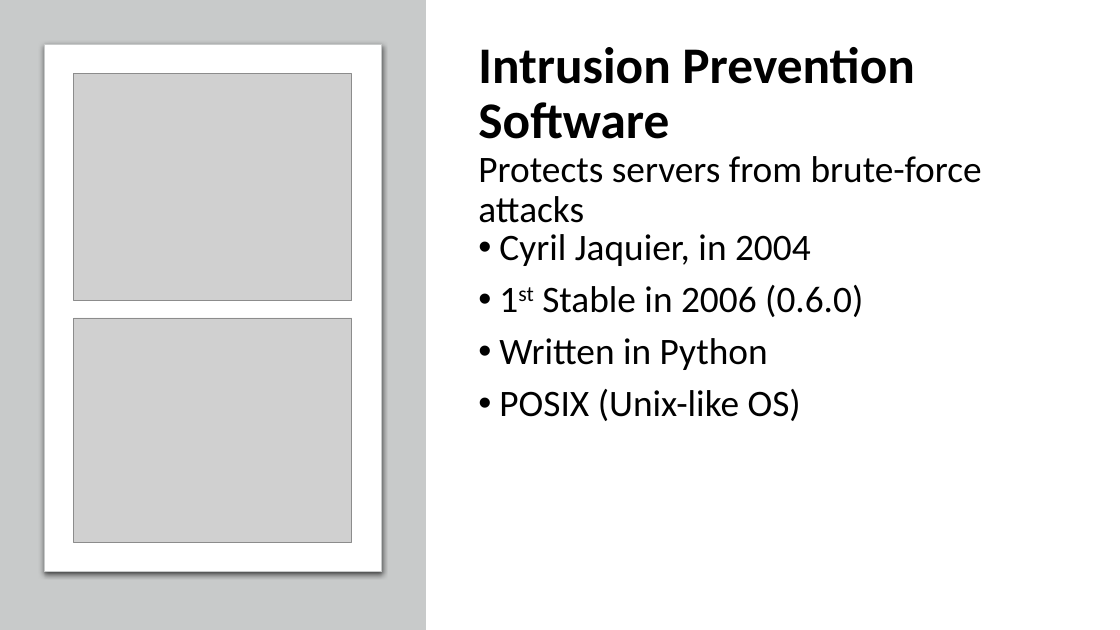
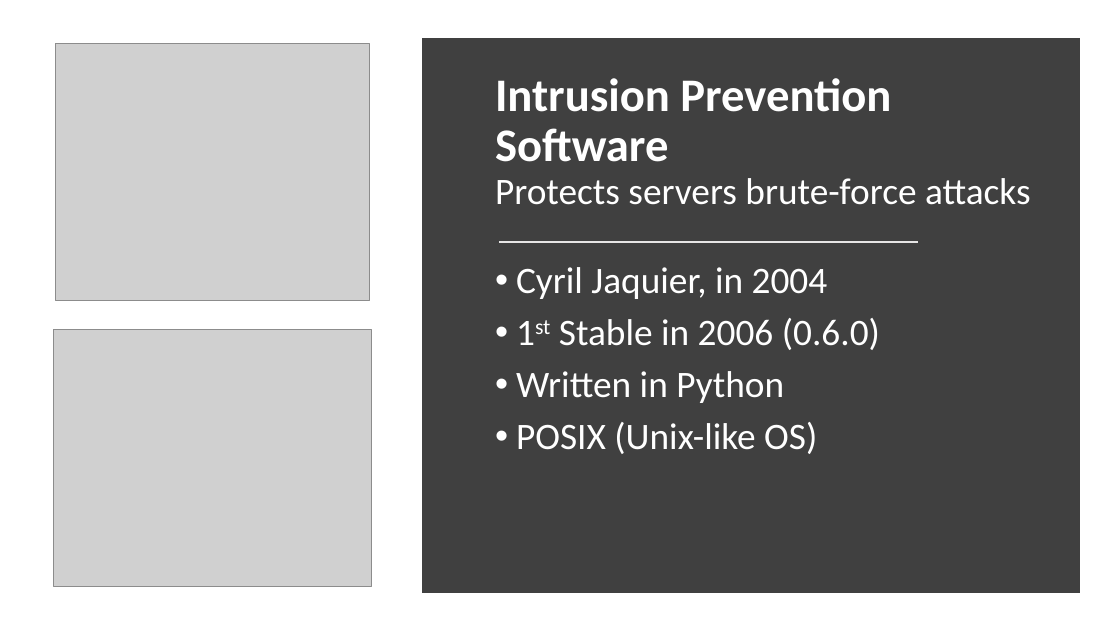
Before and after one commit to fodisi/ByteAcademy-Bootcamp, a slide deck: slide 4 of MondayPresentations/5_fail2ban/Fail2Ban.pptx. Drawn at 1120x630 pixels with LibreOffice and Linux fonts; fonts in the diff are those of the drawing; grey boxes stand for pictures. Boxes give left, top, right and bottom in pixels: in the first picture for what was removed or moved away, otherwise in the second. Text is boxed around its words. In the diff, an @@ line names an element or a change of style, - is before the commit and + after.

```diff
--- a/MondayPresentations/5_fail2ban/Fail2Ban.pptx
+++ b/MondayPresentations/5_fail2ban/Fail2Ban.pptx
@@ rectangle removed at bbox=[0, 0, 426, 630] @@
@@ rounded rectangle removed at bbox=[45, 45, 381, 572] @@
@@ picture: place and size @@
-picture at bbox=[74, 74, 352, 301]
+picture at bbox=[55, 44, 370, 300]
@@ rectangle added at bbox=[428, 44, 1074, 587], fill #404040, outline #404040 10 pt @@
@@ title at bbox=[495, 78, 1031, 205]: text changed; text colour #000000 to #FFFFFF @@
-Intrusion Prevention Software
-Protects servers from brute-force attacks
+Intrusion Prevention Software
+Protects servers brute-force attacks
@@ text "Cyril Jaquier, in 2004": place and size @@
-text "Cyril Jaquier, in 2004" at bbox=[499, 234, 863, 421]
+text "Cyril Jaquier, in 2004" at bbox=[516, 267, 880, 454]
@@ text "Cyril Jaquier, in 2004" at bbox=[516, 267, 880, 454]: text colour #000000 to #FFFFFF @@
@@ line added from (499, 243) to (918, 243), #E7E6E6 1.75 pt @@
@@ picture: place and size @@
-picture at bbox=[74, 318, 352, 543]
+picture at bbox=[54, 330, 372, 586]
```
Also in this commit, not shown: 2 other slides changed, 9 slides added.
